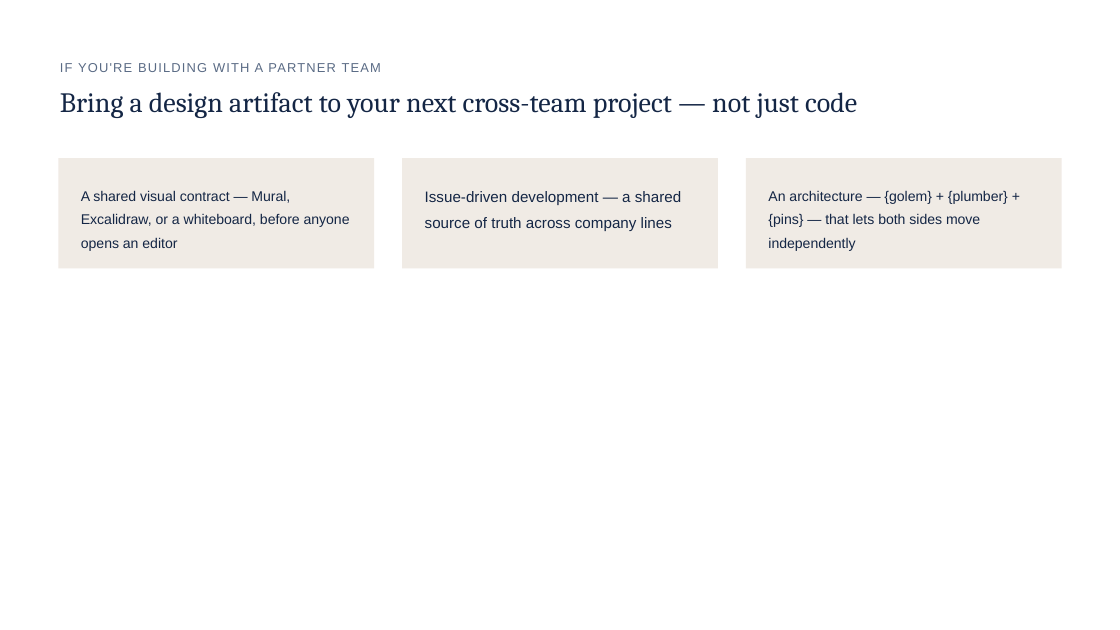
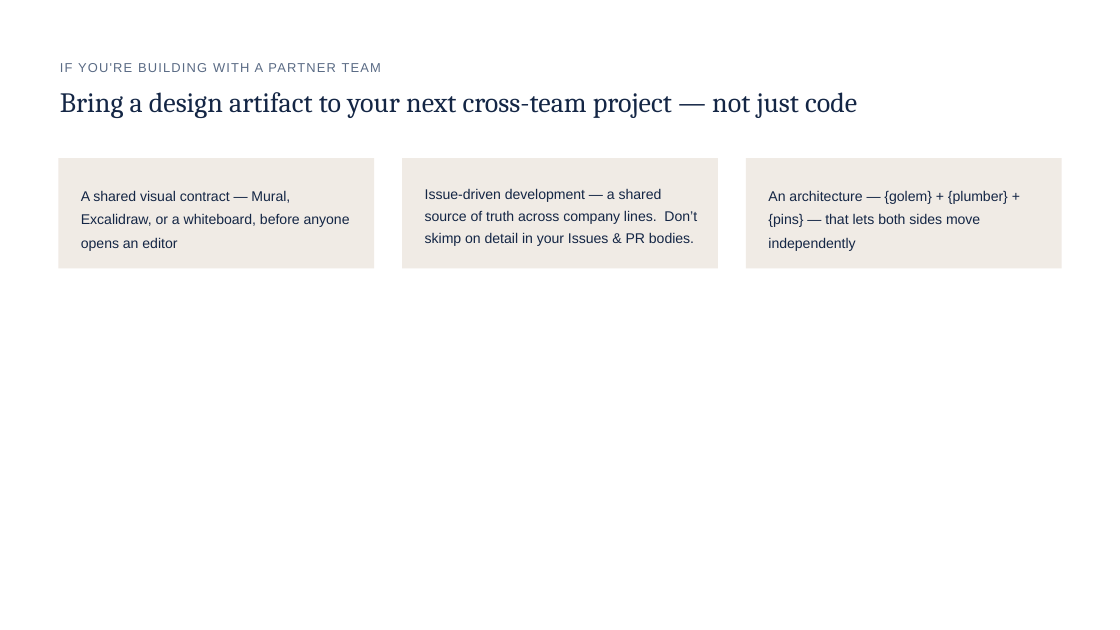
Before and after one commit to ketchbrookanalytics/orca-app-presentation, a slide deck: slide 25 of ORCA__AI-powered_survey_coding.pptx. Drawn at 1120x630 pixels with LibreOffice and Linux fonts; fonts in the diff are those of the drawing. Boxes give left, top, right and bottom in pixels: in the first picture for what was removed or moved away, otherwise in the second. Text is boxed around its words. In the diff, an @@ line names an element or a change of style, - is before the commit and + after.

```diff
--- a/ORCA__AI-powered_survey_coding.pptx
+++ b/ORCA__AI-powered_survey_coding.pptx
@@ text at <box>425,188,697,246</box>: text changed; size 19.5 to 18 pt @@
-Issue-driven development — a shared source of truth across company lines
+Issue-driven development — a shared source of truth across company lines. Don’t skimp on detail in your Issues & PR bodies.
```
Also in this commit, not shown: 5 other slides changed.
